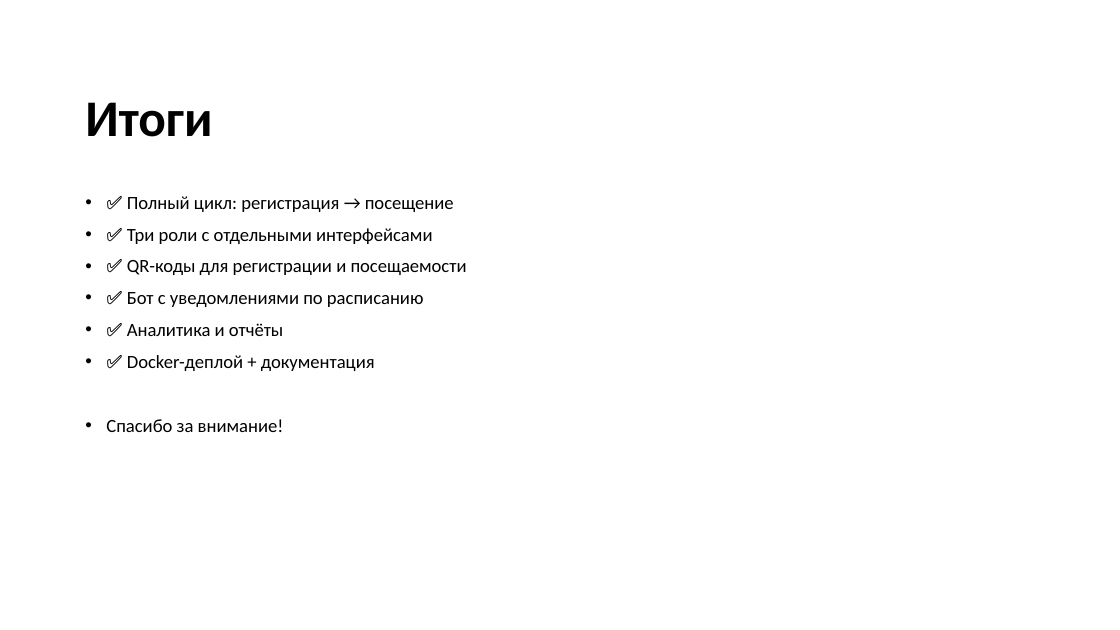
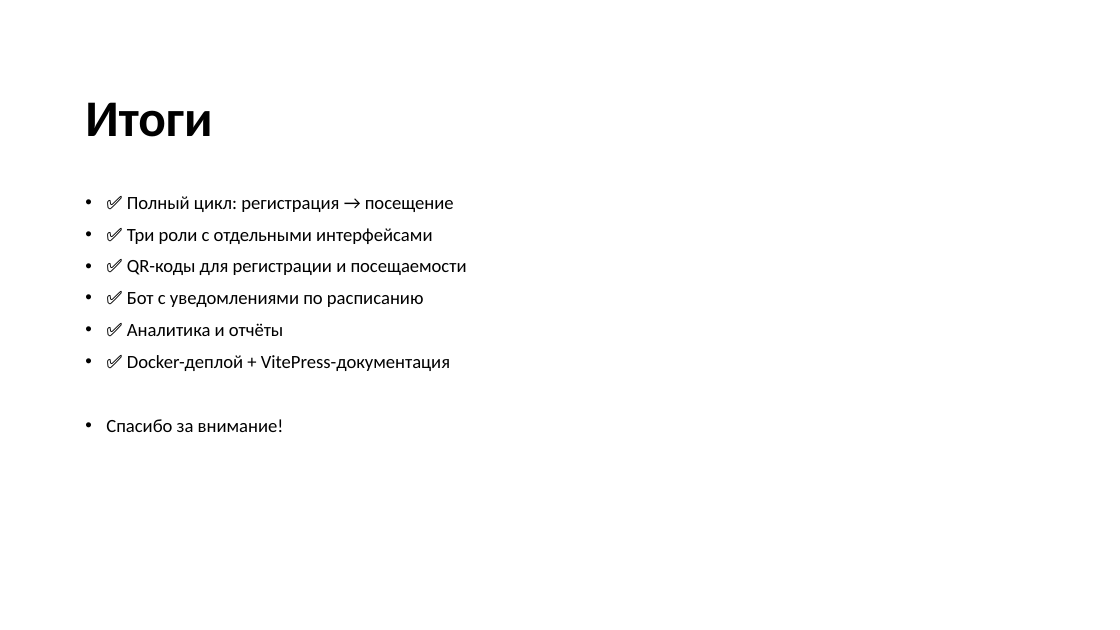
Before and after one commit to ThisIsLamer/ncfu-bot, a slide deck: slide 16 of Документы/Презентация_NCFU_Events.pptx (slide 12 before the commit). Drawn at 1120x630 pixels with LibreOffice and Linux fonts; fonts in the diff are those of the drawing; background and template pictures are left out. Boxes give left, top, right and bottom in pixels: in the first picture for what was removed or moved away, otherwise in the second. Text is boxed around its words. In the diff, an @@ line names an element or a change of style, - is before the commit and + after.

```diff
--- a/Документы/Презентация_NCFU_Events.pptx
+++ b/Документы/Презентация_NCFU_Events.pptx
@@ text at [127,355,450,371]: text changed @@
-• ✅ Docker-деплой + документация
+• ✅ Docker-деплой + VitePress-документация
```
Also in this commit, not shown: 2 other slides changed, 5 slides added, 1 slide removed.
